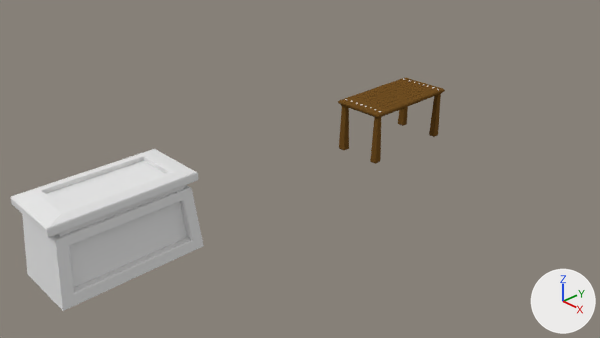
The Blender file Resources/Blender/Scenery/ModularDungeon/Dn_Tables.blend as it was, and as the next commit left it.
The view is the same before and after, from the file's camera 'Camera'. Arrows for +X, +Y and +Z are at lower right; the lights stay in place.

The older version as bpy lines, for what is in view:
```python
me_dn_table_1 = bpy.data.meshes.new('Dn_Table_1')
me_dn_table_1.from_pydata(...)  # 380 vertices, 394 faces; spans x -0.5..0.5, y -1.0..1.0, z 0.0..1.0
me_dn_table_1.materials.append(mat_material_table)  # its picture is missing
me_dn_thomb_1 = bpy.data.meshes.new('Dn_Thomb_1')
me_dn_thomb_1.from_pydata(...)  # 72 vertices, 70 faces; spans x -0.55..0.55, y -1.1..1.1, z 0.0..1.27
me_dn_thomb_1.materials.append(mat_material_marble)  # its picture is missing
ob_dn_table_1 = bpy.data.objects.new('Dn_Table_1', me_dn_table_1)
ob_dn_table_1.location = (0.0, 3.0, 0.0)
ob_dn_thomb_1 = bpy.data.objects.new('Dn_Thomb_1', me_dn_thomb_1)
ob_dn_thomb_1.location = (0.0, -3.03, 0.0)
```
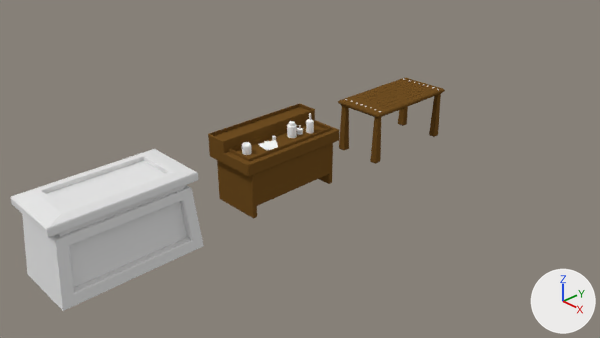
Where the change shows, as pixel boxes [x1, y1, x2, y2] in the pictures (600 x 338 px):
'Dn_Lab_1', added (brown)
    after: [208, 103, 339, 219]
'Dn_Lab_1_Stuff', added
    after: [242, 113, 314, 155]

The edits, one by one:
Material 'Material.Lab' (mat_material_lab) is new.
Its base color is (0.163, 0.0773, 0.0165) (brown #704f23).
Material 'Material.Stuff' (mat_material_stuff) is new.
Its base color is (1.0, 1.0, 1.0) (white #ffffff).
Mesh me_dn_lab_1 is new.
It has 196 vertices, 201 faces and spans x -0.5..0.5, y -1.0..1.0, z 0.0..1.2.
It uses material mat_material_lab (its picture is missing).
Mesh me_dn_lab_1_stuff is new.
It has 698 vertices, 630 faces and spans x -0.027..0.342, y -0.779..0.665, z 0.971..1.305.
It uses material mat_material_stuff (its picture is missing).
Object 'Dn_Lab_1' (ob_dn_lab_1) is new; it shows me_dn_lab_1.
Its location is (0.0, 0.0, 0.0).
Object 'Dn_Lab_1_Stuff' (ob_dn_lab_1_stuff) is new; it shows me_dn_lab_1_stuff.
Its location is (0.0, 0.0, 0.0).
